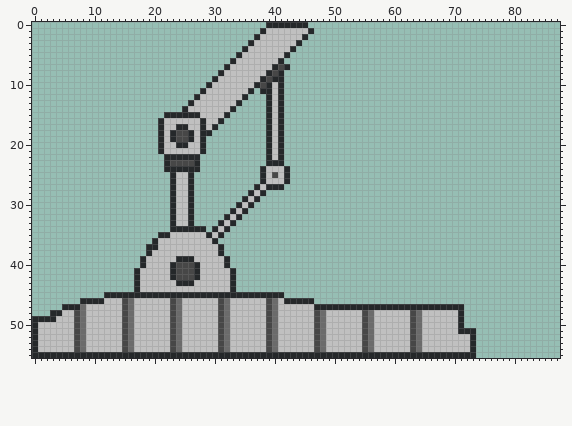
Sprite sheet: branches/Grafics_Under_Development/madtulip/ship parts/generic/landing gear 1/madtulip_landing_gear_1.png. This is how it looked before the edit.
The file is 88x56 pixels.
After the commit:
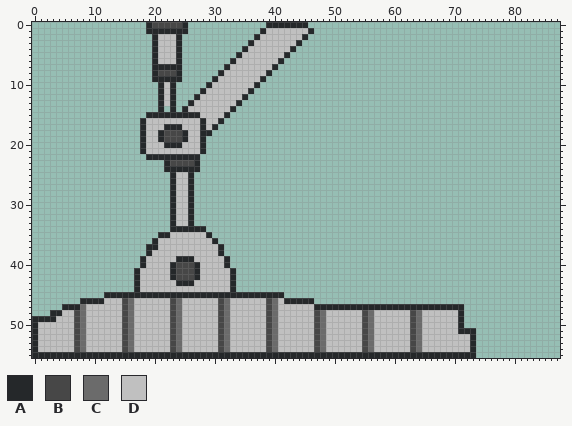
Palette (. is transparent): A #25282a  B #474747  C #6b6b6b  D #c0c0c0
Commit: Landing leg 1 fixed All icons added for landing legs
Change:
@@ x 16..44 @@
- 0 .......................AAAAAA
- 1 ......................ADDDDDD
- 2 .....................ADDDDDDD
- 3 ....................ADDDDDDDA
- 4 ...................ADDDDDDDA.
- 5 ..................ADDDDDDDA..
- 6 .................ADDDDDDDA...
- 7 ................ADDDDDDDABA..
- 8 ...............ADDDDDDDABA...
- 9 ..............ADDDDDDDABAA...
-10 .............ADDDDDDDABADA...
-11 ............ADDDDDDDA.AADA...
-12 ...........ADDDDDDDA...ADA...
-13 ..........ADDDDDDDA....ADA...
-14 .........ADDDDDDDA.....ADA...
-15 ......AAAAAADDDDA......ADA...
-16 .....ADDDDDDADDA.......ADA...
-17 .....ADDAADDADA........ADA...
-18 .....ADABBADAA.........ADA...
-19 .....ADABBADA..........ADA...
-20 .....ADDAADDA..........ADA...
-21 .....ADDDDDDA..........ADA...
-22 ......AAAAAA...........ADA...
-23 ......ABBBBA...........AAA...
-24 ......AAAAAA..........ADDDA..
-25 .......ADDA...........ADBDA..
-26 .......ADDA...........ADDDA..
-27 .......ADDA..........ADAAA...
-28 .......ADDA.........ADA......
-29 .......ADDA........ADA.......
-30 .......ADDA.......ADA........
-31 .......ADDA......ADA.........
-32 .......ADDA.....ADA..........
-33 .......ADDA....ADA...........
-34 .......AAAAAA.ADA............
-35 .....AADDDDDDADA.............
+ 0 ...ABBBBBA.............AAAAAA
+ 1 ...AAAAAAA............ADDDDDD
+ 2 ....ADDDA............ADDDDDDD
+ 3 ....ADDDA...........ADDDDDDDA
+ 4 ....ADDDA..........ADDDDDDDA.
+ 5 ....ADDDA.........ADDDDDDDA..
+ 6 ....ADDDA........ADDDDDDDA...
+ 7 ....AAAAA.......ADDDDDDDA....
+ 8 ....ABBBA......ADDDDDDDA.....
+ 9 ....AAAAA.....ADDDDDDDA......
+10 .....ADA.....ADDDDDDDA.......
+11 .....ADA....ADDDDDDDA........
+12 .....ADA...ADDDDDDDA.........
+13 .....ADA..ADDDDDDDA..........
+14 .....A.A.ADDDDDDDA...........
+15 ...AAAAAAAAADDDDA............
+16 ..ADDDDDDDDDADDA.............
+17 ..ADDDAAADDDADA..............
+18 ..ADDABBBADDAA...............
+19 ..ADDABBBADDA................
+20 ..ADDDAAADDDA................
+21 ..ADDDDDDDDDA................
+22 ...AAAAAAAAA.................
+23 ......ABBBBA.................
+24 ......AAAAAA.................
+25 .......ADDA..................
+26 .......ADDA..................
+27 .......ADDA..................
+28 .......ADDA..................
+29 .......ADDA..................
+30 .......ADDA..................
+31 .......ADDA..................
+32 .......ADDA..................
+33 .......ADDA..................
+34 .......AAAAAA................
+35 .....AADDDDDDA...............
 36 ....ADDDDDDDDDA..............
Where, in picture pixels (left, top, right, bottom), the same in both pictures:
changed: (140, 22, 194, 160)
erased: (212, 64, 290, 238)
